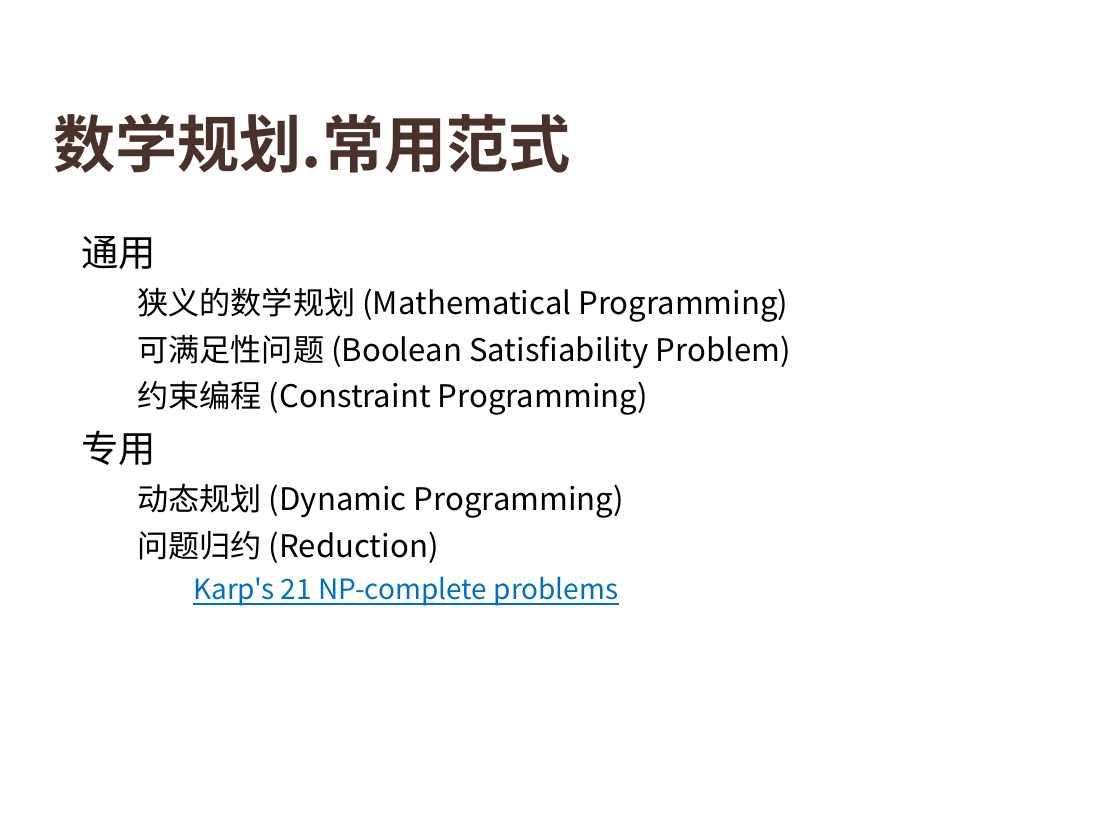
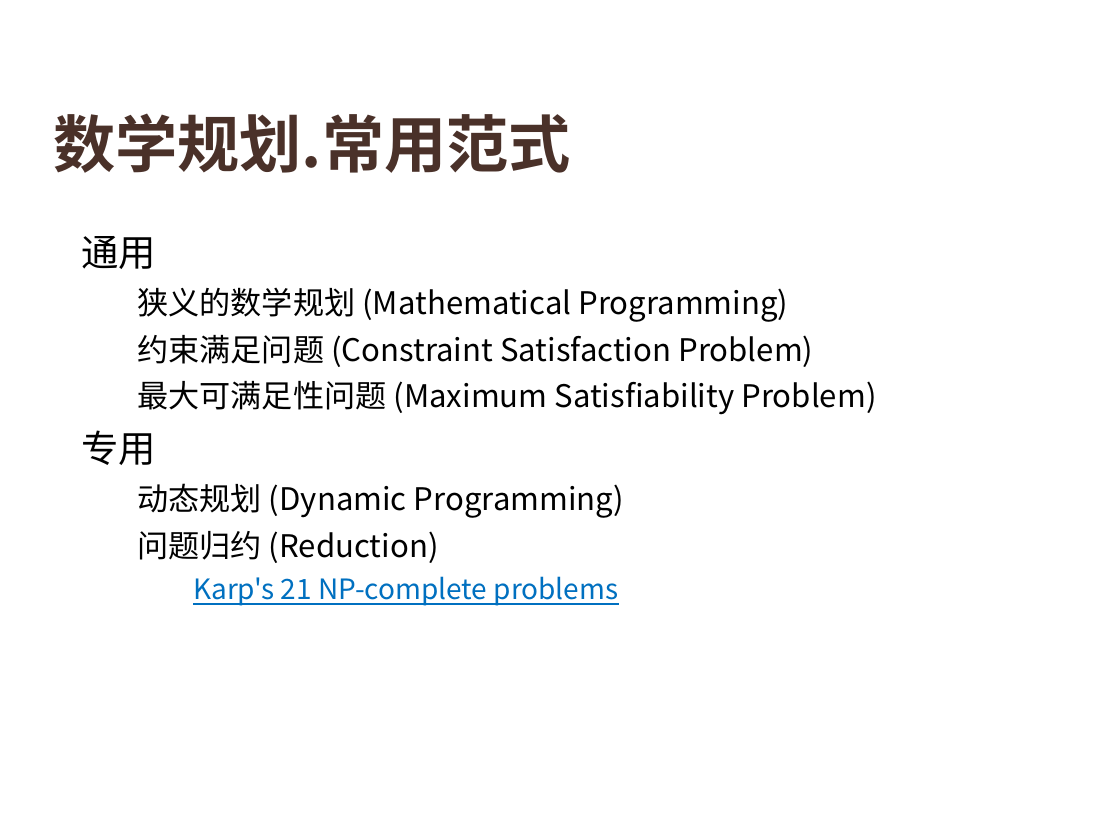
Before and after one commit to HUST-Smart/Training, a slide deck: slide 14 of [1.4] 组合优化问题的数学建模.pptx. Drawn at 1120x840 pixels with LibreOffice and Linux fonts; fonts in the diff are those of the drawing; background and template pictures are left out. Boxes give left, top, right and bottom in pixels: in the first picture for what was removed or moved away, otherwise in the second. Text is boxed around its words. In the diff, an @@ line names an element or a change of style, - is before the commit and + after.

```diff
--- a/[1.4] 组合优化问题的数学建模.pptx
+++ b/[1.4] 组合优化问题的数学建模.pptx
@@ text at (137, 335, 876, 415): text changed @@
-  • 可满足性问题 (Boolean Satisfiability Problem)
-  • 约束编程 (Constraint Programming)
+  • 约束满足问题 (Constraint Satisfaction Problem)
+  • 最大可满足性问题 (Maximum Satisfiability Problem)
```
Also in this commit, not shown: 3 other slides changed, 5 slides added, 2 other files.
